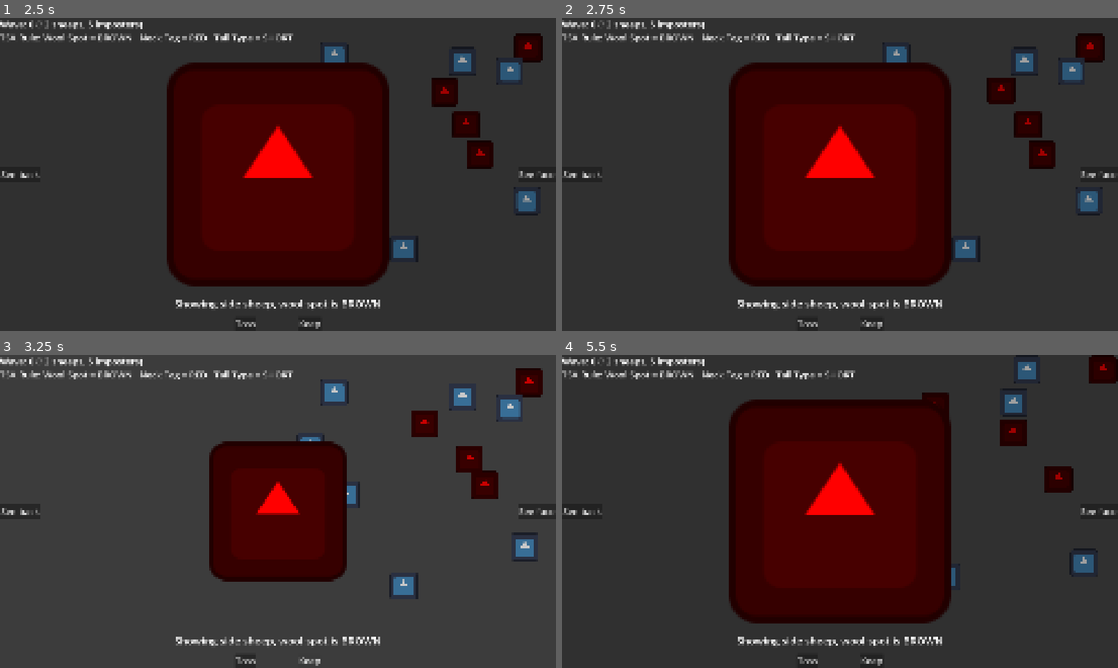
Above: before the commit, frames 1-4 (two rows, left to right).
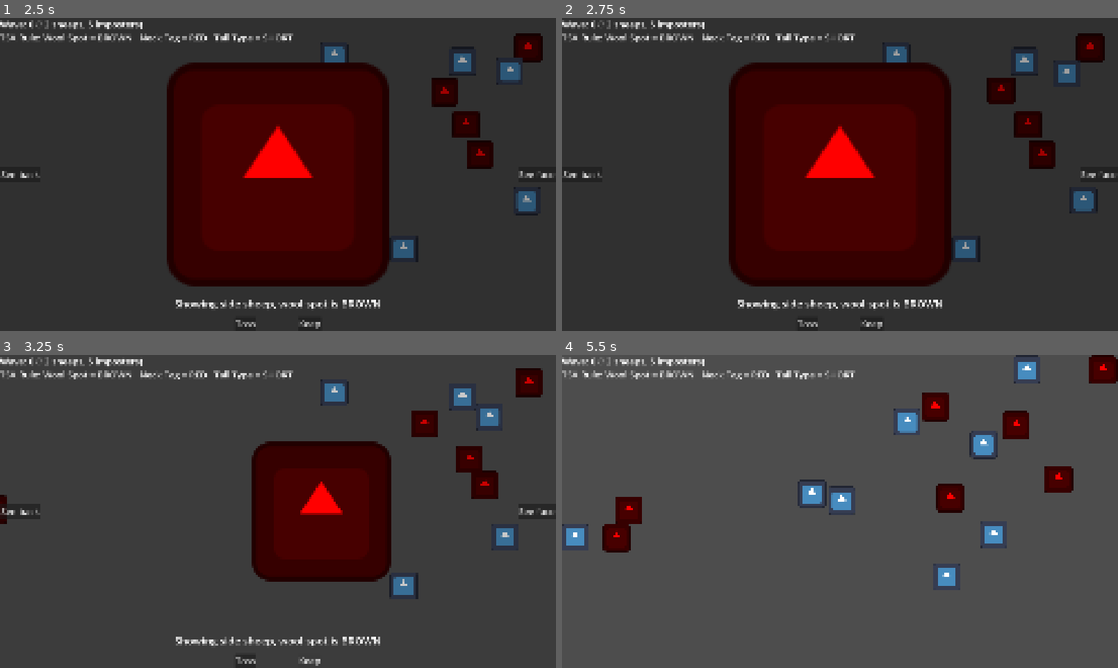
Above: after the commit, the same moments.

Repository: specialOne16/TSA_Comfy-Jam-Spring-2026
Game: Godot game, scene res://main_menu.tscn
The game is run twice, just before and just after one commit, with the same random seed, the same clock (stepped at 60 frames per second) and the same inputs. The engine's default icon, where the game draws it, is replaced by a stand-in: a white triangle on a blue panel in a dark square.
Inputs (mouse positions are in pixels of both pictures, inside the frame that each line leads up to):
- Up to frame 1 (2.5 s): click "Play" at 0.5 s; click (405, 218) at 1.27 s; click (322, 190) at 2.02 s
- Up to frame 2 (2.75 s): no input
- Up to frame 3 (3.25 s): click "Keep" at 2.75 s
- Up to frame 4 (5.5 s): click "See face" at 3.5 s; click (823, 502) at 4.27 s

Frame 1 is identical in both runs. In frame 2, 0.4% of the frame differs, in the area x 89-98%, y 12-64%; in frame 3, 9.4%; in frame 4, 97%, in the area x 0-100%, y 0-100%.

Commit message:
enter and exit logic

Diff:
--- a/entity/sheep.gd
+++ b/entity/sheep.gd
@@ -9,6 +9,7 @@
 
 @onready var sprite_2d: Sprite2D = $Sprite2D
 @onready var collision_shape_2d: CollisionShape2D = $CollisionShape2D
+@onready var navigation_agent_2d: NavigationAgent2D = $NavigationAgent2D
 
 var remaining_time: float = 0
 var inspecting: bool = false
@@ -21,6 +22,29 @@
 	inspecting = false
 	sprite_2d.visible = false
 
+func exit_gate():
+	navigation_agent_2d.target_position = Vector2(-1280, 720)
+	navigation_agent_2d.target_reached.connect(queue_free)
+	set_collision_layer_value(1, false)
+	set_collision_mask_value(1, false)
+	set_collision_mask_value(5, false)
+	set_collision_layer_value(2, true)
+	set_collision_mask_value(2, true)
+
+func enter_gate(spawn_spot: int):
+	@warning_ignore("integer_division")
+	position = Vector2(-spawn_spot / 5, spawn_spot % 5) * 128 + Vector2(-128, 720)
+
+	await ready
+
+	navigation_agent_2d.target_position = position + Vector2.RIGHT * 1720
+	navigation_agent_2d.target_reached.connect(set_collision_mask_value.bind(5, true))
+	set_collision_layer_value(1, false)
+	set_collision_mask_value(1, false)
+	set_collision_mask_value(5, false)
+	set_collision_layer_value(3, true)
+	set_collision_mask_value(3, true)
+
 func _ready() -> void:
 	sprite_2d.visible = false
 
@@ -28,15 +52,18 @@
 	velocity = Vector2.from_angle(randf_range(0, TAU)) * randf_range(100, 150)
 
 func _physics_process(delta: float) -> void:
-	remaining_time -= delta
+	if navigation_agent_2d.target_position != Vector2.ZERO and not navigation_agent_2d.is_target_reached():
+		velocity = global_position.direction_to(navigation_agent_2d.get_next_path_position()) * 150
+	else:
+		remaining_time -= delta
 
-	if remaining_time < 0:
-		remaining_time = randf_range(1, 3)
+		if remaining_time < 0:
+			remaining_time = randf_range(1, 3)
 
-		if velocity == Vector2.ZERO:
-			velocity = Vector2.from_angle(randf_range(0, TAU)) * randf_range(100, 150)
-		else:
-			velocity = Vector2.ZERO
+			if velocity == Vector2.ZERO:
+				velocity = Vector2.from_angle(randf_range(0, TAU)) * randf_range(100, 150)
+			else:
+				velocity = Vector2.ZERO
 
 	if not inspecting:
 		move_and_slide()
--- a/entity/sheep.tscn
+++ b/entity/sheep.tscn
@@ -23,4 +23,6 @@
 [node name="Sprite2D" type="Sprite2D" parent="." unique_id=908290757]
 texture = ExtResource("1_wl4j8")
 
+[node name="NavigationAgent2D" type="NavigationAgent2D" parent="." unique_id=893425560]
+
 [connection signal="pressed" from="TextureButton" to="." method="_on_texture_button_pressed"]
--- a/gameplay/gameplay.gd
+++ b/gameplay/gameplay.gd
@@ -37,6 +37,9 @@
 		Sheep.TailType.keys()[tail_type_rule]
 	]
 
+	await get_tree().create_timer(2).timeout
+	gate_field.open_gate(wool_spot_rule, neck_tag_rule, tail_type_rule)
+
 
 func _on_inspection_sheep_tossed(sheep: Sheep) -> void:
 	var follow_rule_count = 0
--- a/gameplay/gameplay.tscn
+++ b/gameplay/gameplay.tscn
@@ -3,6 +3,11 @@
 [ext_resource type="PackedScene" uid="uid://ck5yd7gjcd6de" path="res://gameplay/gate_field.tscn" id="1_41n4r"]
 [ext_resource type="Script" uid="uid://bub08an1ct4m2" path="res://gameplay/gameplay.gd" id="1_ueusv"]
 [ext_resource type="PackedScene" uid="uid://bvckg0bj6wqqt" path="res://gameplay/inspection.tscn" id="2_ueusv"]
+
+[sub_resource type="NavigationPolygon" id="NavigationPolygon_ueusv"]
+vertices = PackedVector2Array(1354, 650, 1354, 74, 2486, 74, 2486, 1334, 1354, 1334, 1354, 822, -138, 650, -138, 822, -138, 1398, -2550, 1398, -2550, 10, -138, 10)
+polygons = Array[PackedInt32Array]([PackedInt32Array(0, 1, 2, 3), PackedInt32Array(3, 4, 5), PackedInt32Array(0, 3, 5), PackedInt32Array(6, 0, 5, 7), PackedInt32Array(7, 8, 9, 10), PackedInt32Array(6, 7, 10), PackedInt32Array(11, 6, 10)])
+outlines = Array[PackedVector2Array]([PackedVector2Array(-2560, 0, -128, 0, -128, 640, 1344, 640, 1344, 64, 2496, 64, 2496, 1344, 1344, 1344, 1344, 832, -128, 832, -128, 1408, -2560, 1408)])
 
 [node name="Gameplay" type="Node2D" unique_id=1278754783]
 script = ExtResource("1_ueusv")
@@ -10,6 +15,9 @@
 [node name="GateField" parent="." unique_id=1050532754 instance=ExtResource("1_41n4r")]
 
 [node name="Inspection" parent="." unique_id=186340771 instance=ExtResource("2_ueusv")]
+
+[node name="NavigationRegion2D" type="NavigationRegion2D" parent="." unique_id=231919822]
+navigation_polygon = SubResource("NavigationPolygon_ueusv")
 
 [node name="Control" type="Control" parent="." unique_id=2071808227]
 z_index = 3
--- a/gameplay/gate_field.gd
+++ b/gameplay/gate_field.gd
@@ -4,11 +4,13 @@
 const SHEEP = preload("uid://c6fa3ik7hdw4n")
 
 var spot_mapping: Array[int]
+var real_sheep_store: Array[Sheep]
 
 signal inspect(sheep: Sheep)
 
 func spawn_sheep(wool_spot_rule: Sheep.WoolSpot, neck_tag_rule: Sheep.NeckTag, tail_type_rule: Sheep.TailType) -> Dictionary:
 	spot_mapping.clear()
+	real_sheep_store.clear()
 	for i in range(25): spot_mapping.append(i)
 	spot_mapping.shuffle()
 
@@ -25,7 +27,6 @@
 
 	for i in range(imposter_count):
 		var imposter: Sheep = SHEEP.instantiate()
-		@warning_ignore("integer_division")
 		imposter.position = _generate_spawn_position(spawn_spot)
 		imposter.inspect.connect(_inspect_sheep)
 		_initialize_sheep(imposter, false, wool_spot_rule, neck_tag_rule, tail_type_rule)
@@ -35,18 +36,53 @@
 
 	for i in range(real_sheep_count):
 		var real_sheep: Sheep = SHEEP.instantiate()
-		@warning_ignore("integer_division")
 		real_sheep.position = _generate_spawn_position(spawn_spot)
 		real_sheep.inspect.connect(_inspect_sheep)
 		_initialize_sheep(real_sheep, true, wool_spot_rule, neck_tag_rule, tail_type_rule)
 		get_parent().add_child.call_deferred(real_sheep)
 
 		spawn_spot += 1
+		real_sheep_store.append(real_sheep)
 
 	return {
 		"total_sheep": total_sheep,
 		"imposter_count": imposter_count
 	}
+
+func open_gate(wool_spot_rule: Sheep.WoolSpot, neck_tag_rule: Sheep.NeckTag, tail_type_rule: Sheep.TailType):
+	var should_exit_gate = randi_range(0, 1) == 0
+	if should_exit_gate or true:
+		var exit_gate_amount = randi_range(1, 4)
+		while exit_gate_amount > 0 and not real_sheep_store.is_empty():
+			var sheep_to_exit = real_sheep_store.pick_random()
+			real_sheep_store.erase(sheep_to_exit)
+			if is_instance_valid(sheep_to_exit) and not sheep_to_exit.inspecting:
+				sheep_to_exit.exit_gate()
+				exit_gate_amount -= 1
+
+	var new_sheep_count = randi_range(1, 5)
+	var new_imposter_count = roundi(new_sheep_count * randf_range(0.4, 0.6))
+
+	var spawn_spot = 0
+
+	for i in range(new_imposter_count):
+		var imposter: Sheep = SHEEP.instantiate()
+		imposter.enter_gate(spawn_spot)
+		imposter.inspect.connect(_inspect_sheep)
+		_initialize_sheep(imposter, false, wool_spot_rule, neck_tag_rule, tail_type_rule)
+		get_parent().add_child.call_deferred(imposter)
+
+		spawn_spot += 1
+
+	for i in range(new_sheep_count - new_imposter_count):
+		var real_sheep: Sheep = SHEEP.instantiate()
+		real_sheep.enter_gate(spawn_spot)
+		real_sheep.inspect.connect(_inspect_sheep)
+		_initialize_sheep(real_sheep, true, wool_spot_rule, neck_tag_rule, tail_type_rule)
+		get_parent().add_child.call_deferred(real_sheep)
+
+		spawn_spot += 1
+		real_sheep_store.append(real_sheep)
 
 func _inspect_sheep(sheep: Sheep): inspect.emit(sheep)
 
--- a/gameplay/inspection.gd
+++ b/gameplay/inspection.gd
@@ -99,6 +99,7 @@
 func _on_keep_button_pressed() -> void:
 	var tween = create_tween()
 	tween.set_parallel()
+	tween.tween_property(inspecting_sheep, "position", Vector2(1740, 720), 1)
 	tween.tween_property(inspecting_sheep.sprite_2d, "scale", Vector2.ONE, 1)
 	tween.tween_property(color_rect, "color", Color.hex(0x00000000), 1)
 
